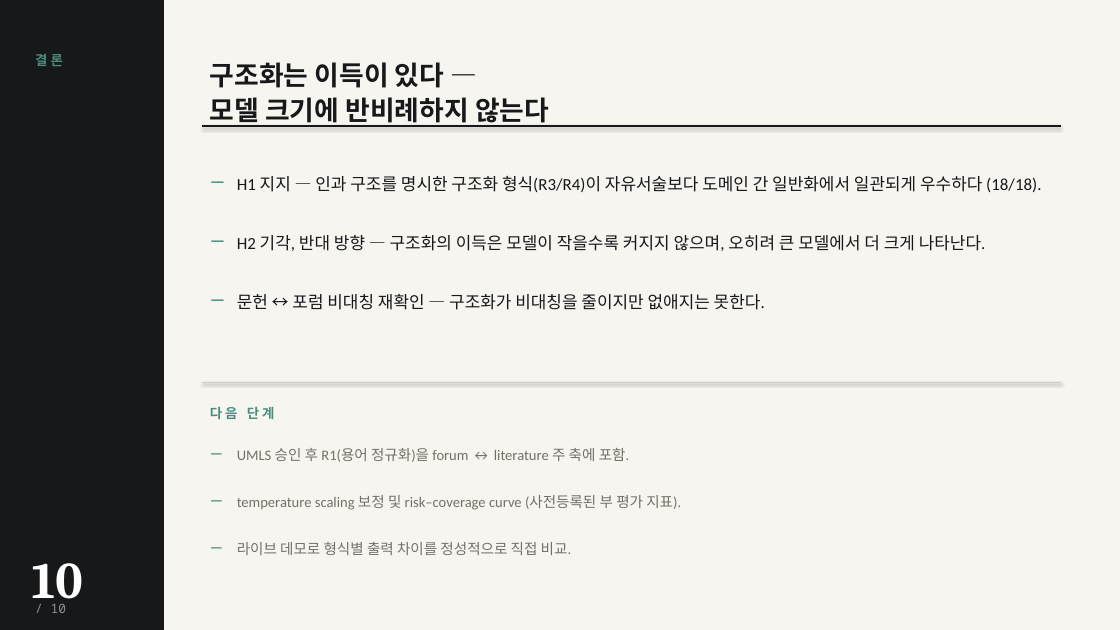
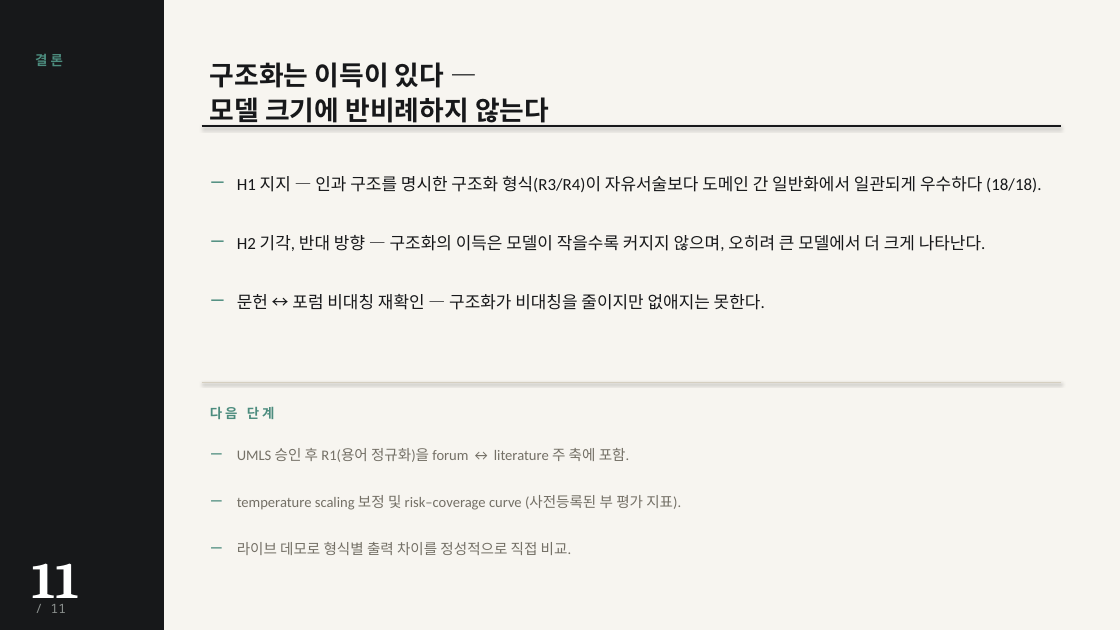
Before and after one commit to Gaeul5/Oracle_healthcare-bio_sLLM, a slide deck: slide 11 of research-project/reports/presentation.pptx (slide 10 before the commit). Drawn at 1120x630 pixels with LibreOffice and Linux fonts; fonts in the diff are those of the drawing. Boxes give left, top, right and bottom in pixels: in the first picture for what was removed or moved away, otherwise in the second. Text is boxed around its words. In the diff, an @@ line names an element or a change of style, - is before the commit and + after.

```diff
--- a/research-project/reports/presentation.pptx
+++ b/research-project/reports/presentation.pptx
@@ text at (x1=32, y1=563, x2=79, y2=609): text changed @@
-10
+11
@@ text at (x1=51, y1=604, x2=66, y2=613): text changed @@
-/ 10
+/ 11
```
Also in this commit, not shown: 9 other slides changed, 1 slide added, 5 other files.
